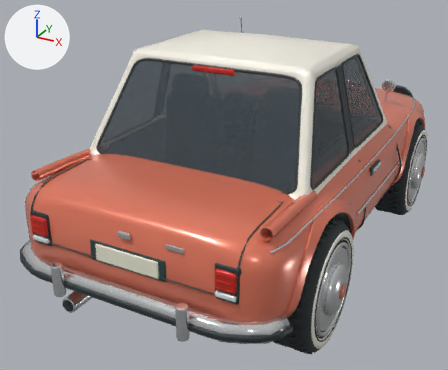
Before and after pictures for a commit that changed the Blender file source-art/family/dover.blend.
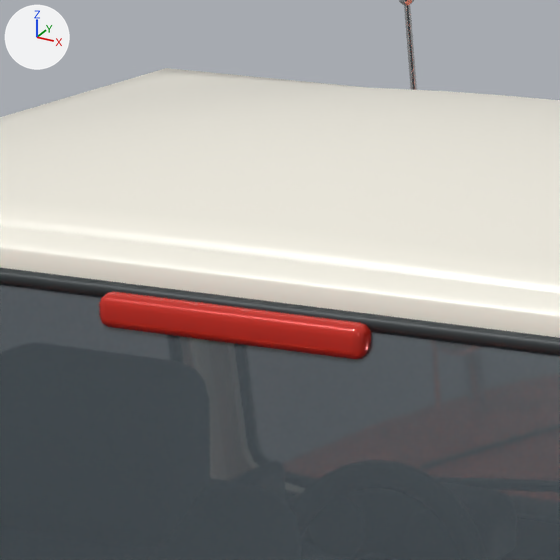
Old and new are each drawn whole from a 50 mm lens placed at (1.882, -4.066, 2.439), pointed at (-0.208, -0.265, 0.538) and again close up on the part from 39% to 59% of the width and 5% to 29% of the height. Every picture has the same lights, and +X, +Y and +Z are marked at upper left. The last two pictures show the newer version.

Objects in the first close-up: 'Body'.
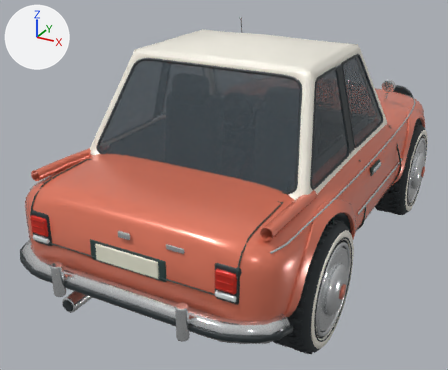
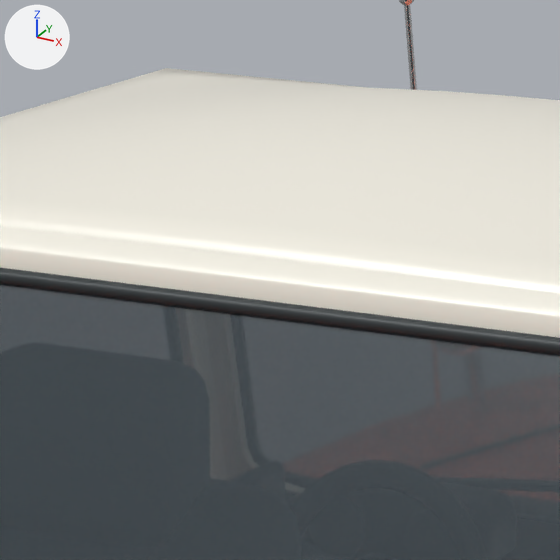
Where the newer file only moved an object's origin or applied its transform, the numbers keep the older frame.

Boxes (x1, y1, x2, y2) around the edits, measured in the close-ups (560 x 560 px):
part 1 of me_continuous_formed_body_shell, deleted: before (99, 291, 371, 359)

What the commit changed:
me_continuous_formed_body_shell is used by ob_body; location (0.0, 0.0, 0.0).
me_continuous_formed_body_shell had 23849 vertices, 22849 faces and spanned x -0.93..0.93, y -1.88..1.88, z 0.25..1.68.
me_continuous_formed_body_shell now has 23753 vertices, 22751 faces and spans x -0.93..0.93, y -1.88..1.88, z 0.25..1.68.
me_continuous_formed_body_shell part 1: the loose piece of 96 vertices spanning x -0.15..0.15, y -0.79..-0.76, z 1.53..1.57 is deleted.
